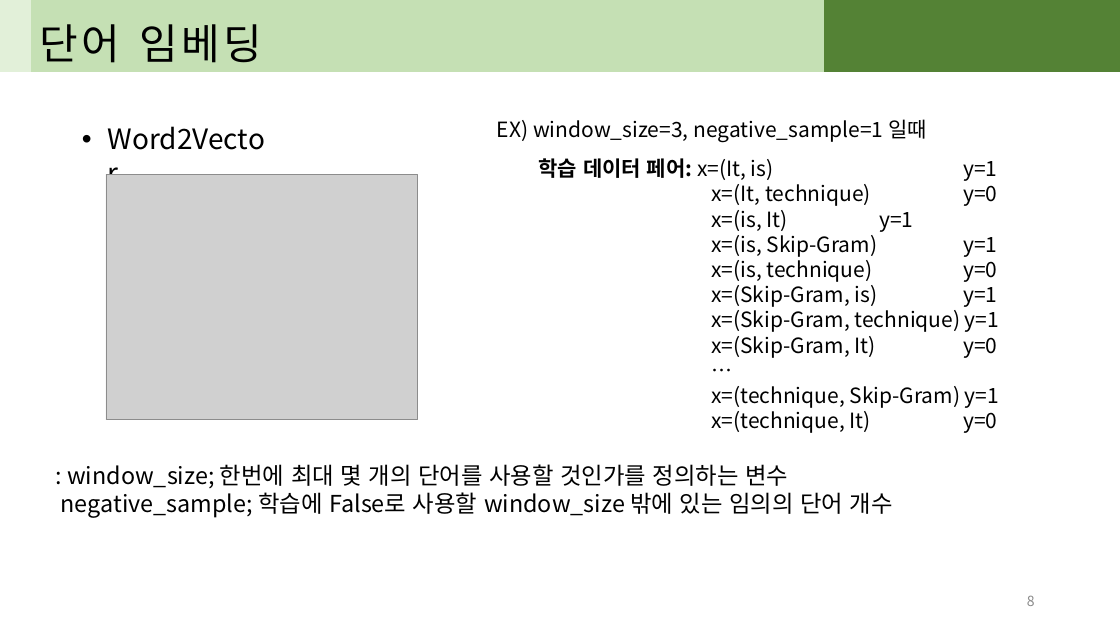
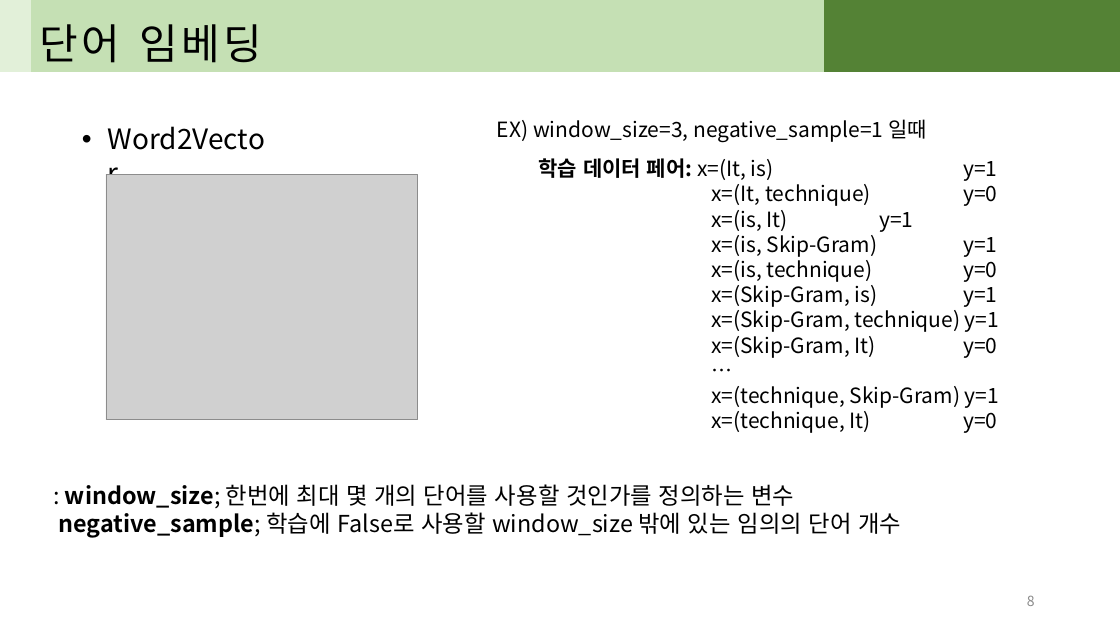
Before and after one commit to john3205/TPDL-20, a slide deck: slide 8 of PPT/05) 3일차-단어 임베딩.pptx. Drawn at 1120x630 pixels with LibreOffice and Linux fonts; fonts in the diff are those of the drawing; grey boxes stand for pictures. Boxes give left, top, right and bottom in pixels: in the first picture for what was removed or moved away, otherwise in the second. Text is boxed around its words. In the diff, an @@ line names an element or a change of style, - is before the commit and + after.

```diff
--- a/PPT/05) 3일차-단어 임베딩.pptx
+++ b/PPT/05) 3일차-단어 임베딩.pptx
@@ text ": window_size; 한번에 최대 몇 ...": place and size @@
-text ": window_size; 한번에 최대 몇 ..." at [61, 464, 893, 518]
+text ": window_size; 한번에 최대 몇 ..." at [58, 484, 901, 538]
@@ text ": window_size; 한번에 최대 몇 ..." at [58, 484, 901, 538]: bold on in "window_size;", "negative_sample;" @@
```
Also in this commit, not shown: 3 other slides changed, 6 other files.
